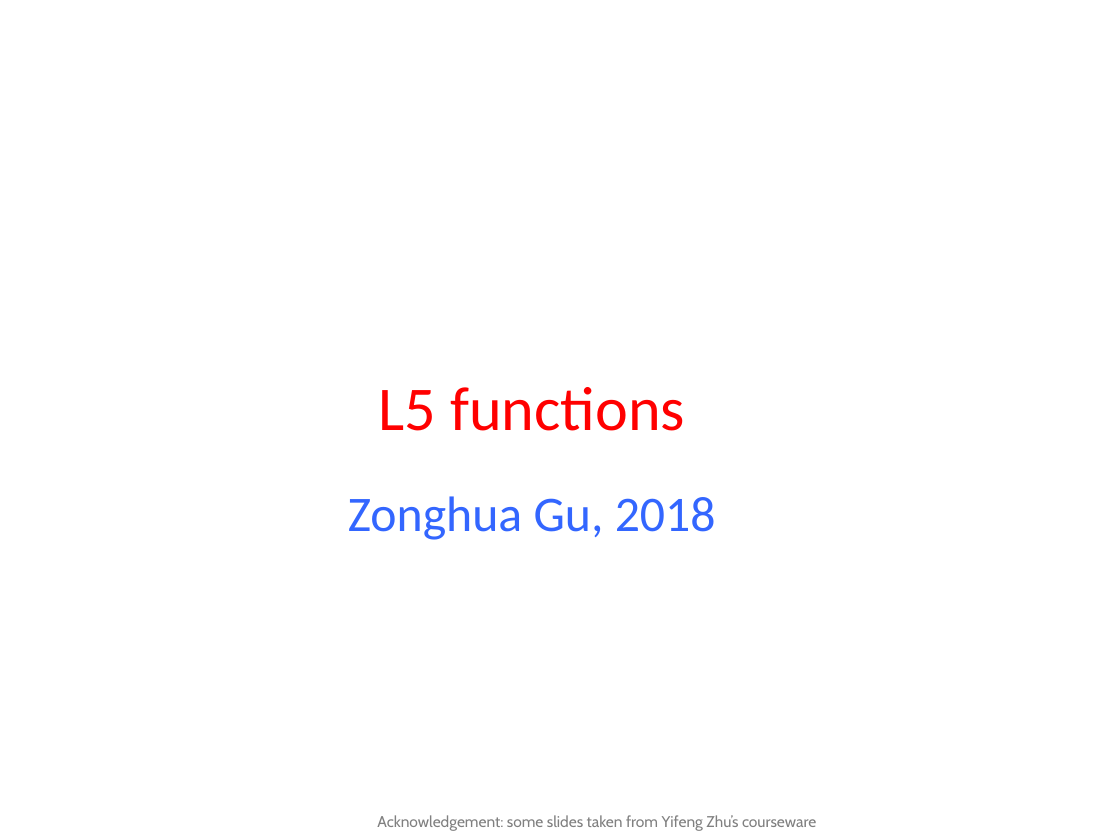
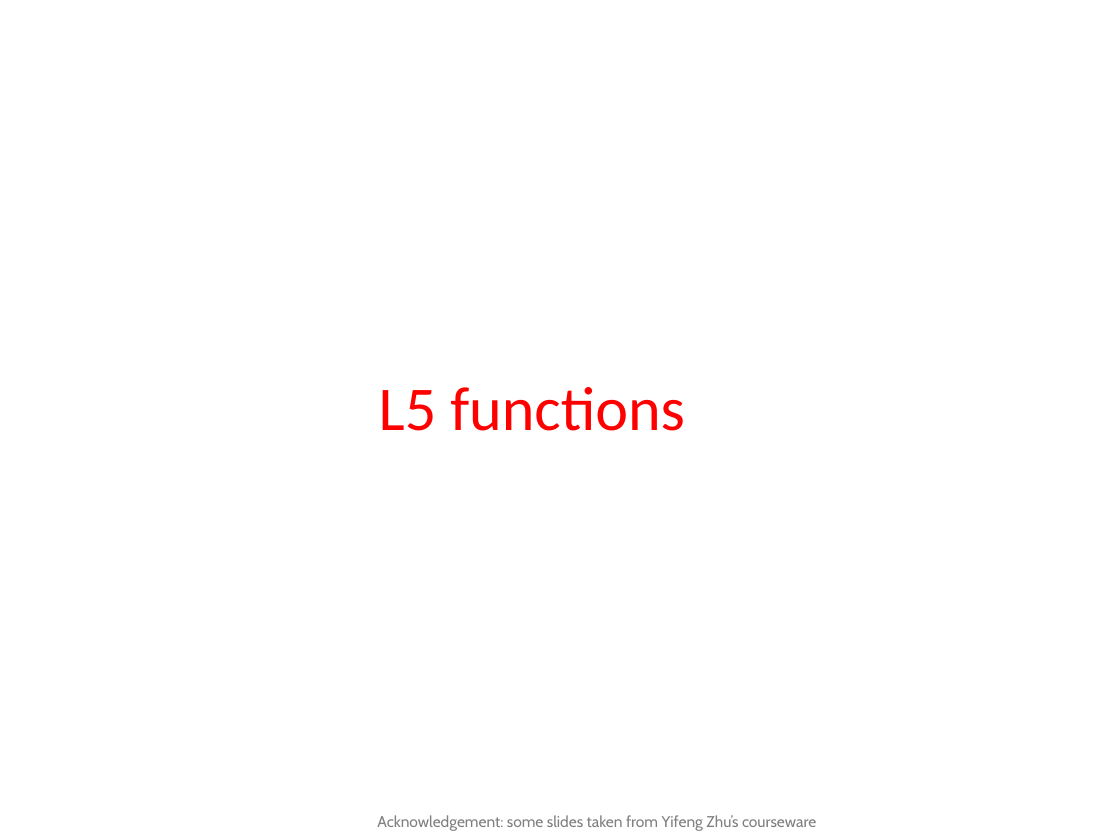
Before and after one commit to guhofstra/CSC111Fa25, a slide deck: slide 1 of PPTs/L5 Functions.pptx. Drawn at 1120x840 pixels with LibreOffice and Linux fonts; fonts in the diff are those of the drawing. Boxes give left, top, right and bottom in pixels: in the first picture for what was removed or moved away, otherwise in the second. Text is boxed around its words. In the diff, an @@ line names an element or a change of style, - is before the commit and + after.

```diff
--- a/PPTs/L5 Functions.pptx
+++ b/PPTs/L5 Functions.pptx
@@ text removed at (348,496,716,540) @@
-Zonghua Gu, 2018
```
Also in this commit, not shown: 48 other files.
